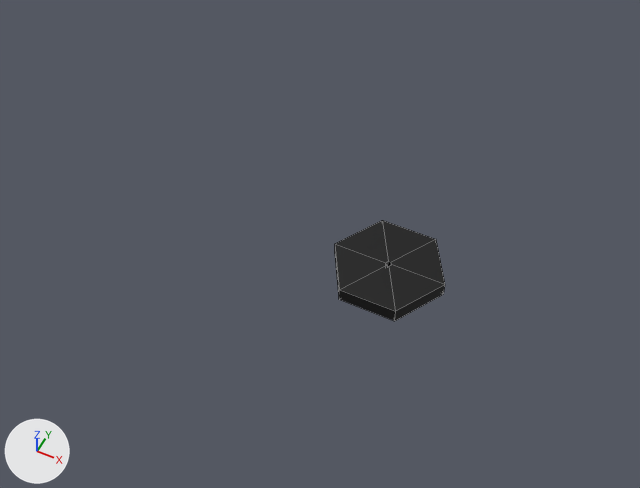
The Blender file Blender/Hex.blend as it was, and as the next commit left it.
The view is the same before and after, from a camera (50 mm lens) standing at (3.85, -10.72, 13.53) and looking at (-1.8, 0.59, -0.61). The lights are fixed; the arrows at lower left show +X, +Y and +Z. Mesh edges are drawn as thin lines.

The first picture shows 'Hex'.
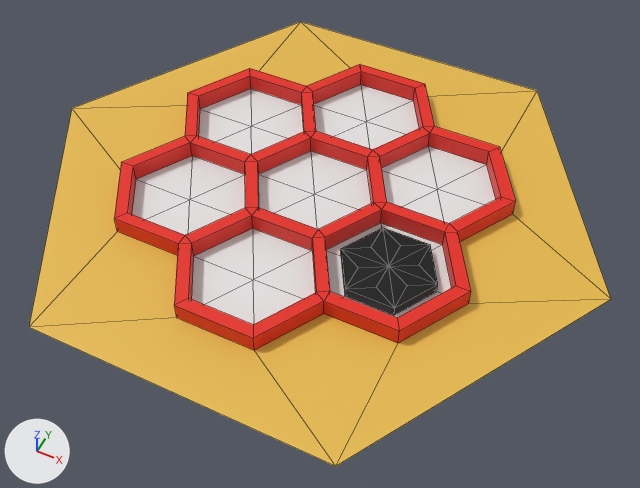
What changed in the scene script:
```text
Add mat_m_black_005:
    mat_m_black_005 = principled_material('M_Black.005')
    mat_m_black_005.base_color = (0.0, 0.0, 0.0)  # black #000000
Add me_circle_002:
    me_circle_002.from_pydata(...)  # 20 vertices, 30 faces; spans x -1.04..1.04, y -0.9..0.9, z 0.0..0.22
    me_circle_002.materials.append(mat_m_black_005)  # black #000000
Change ob_world_grid:
    remove ob_world_grid.hide_set(True)
Change ob_hex:
    ob_hex: bpy.data.objects.new('Hex', me_circle_005) -> bpy.data.objects.new('Hex', me_circle_002)
```

Boxes [x1, y1, x2, y2] around the edits, measured in the pictures (640 x 488 px):
'World_Grid', shown: after [29, 22, 611, 466]
'Hex', reshaped (12% narrower, 14% shorter): before [335, 220, 445, 321]; after [341, 228, 438, 315]
